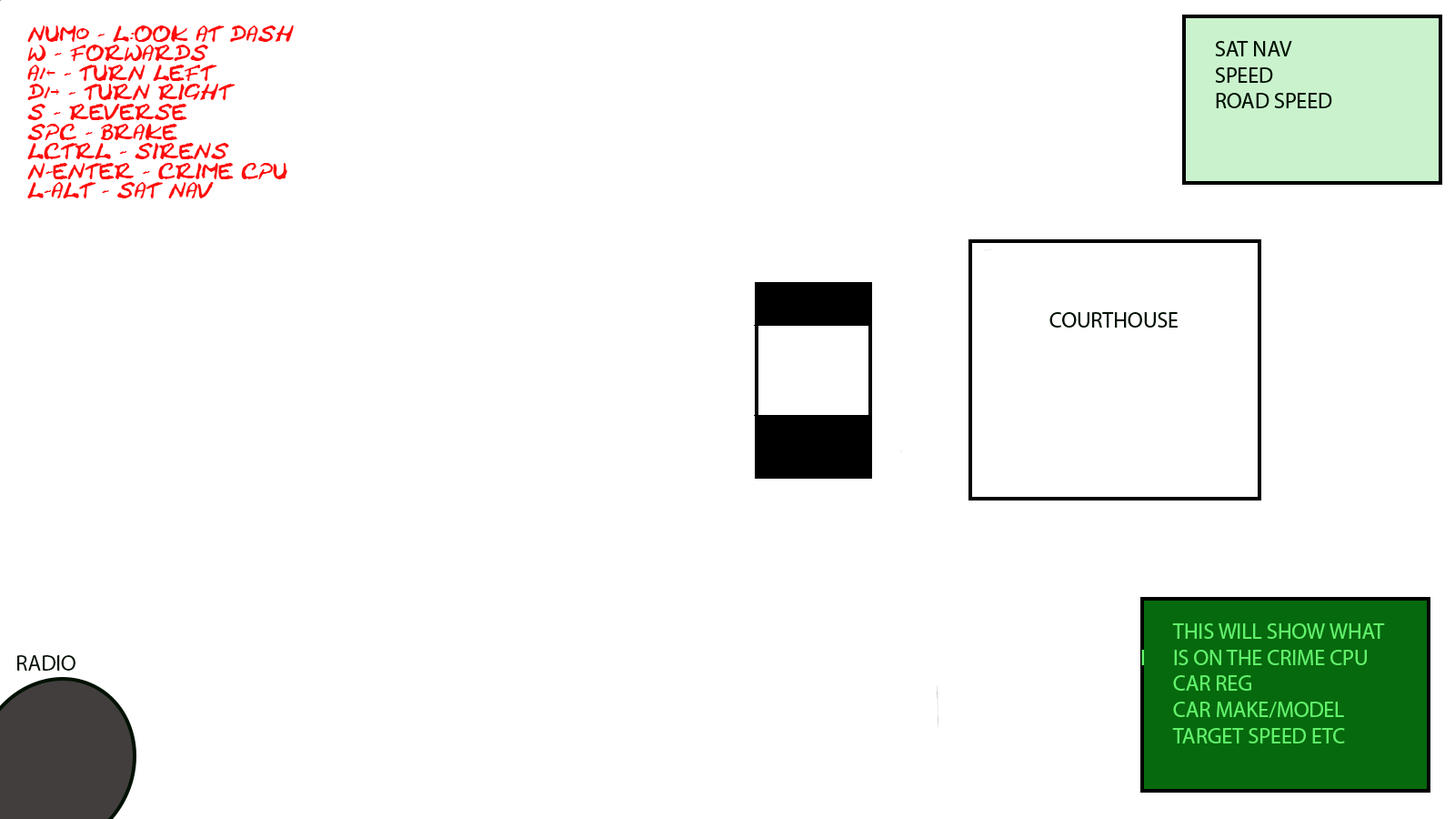
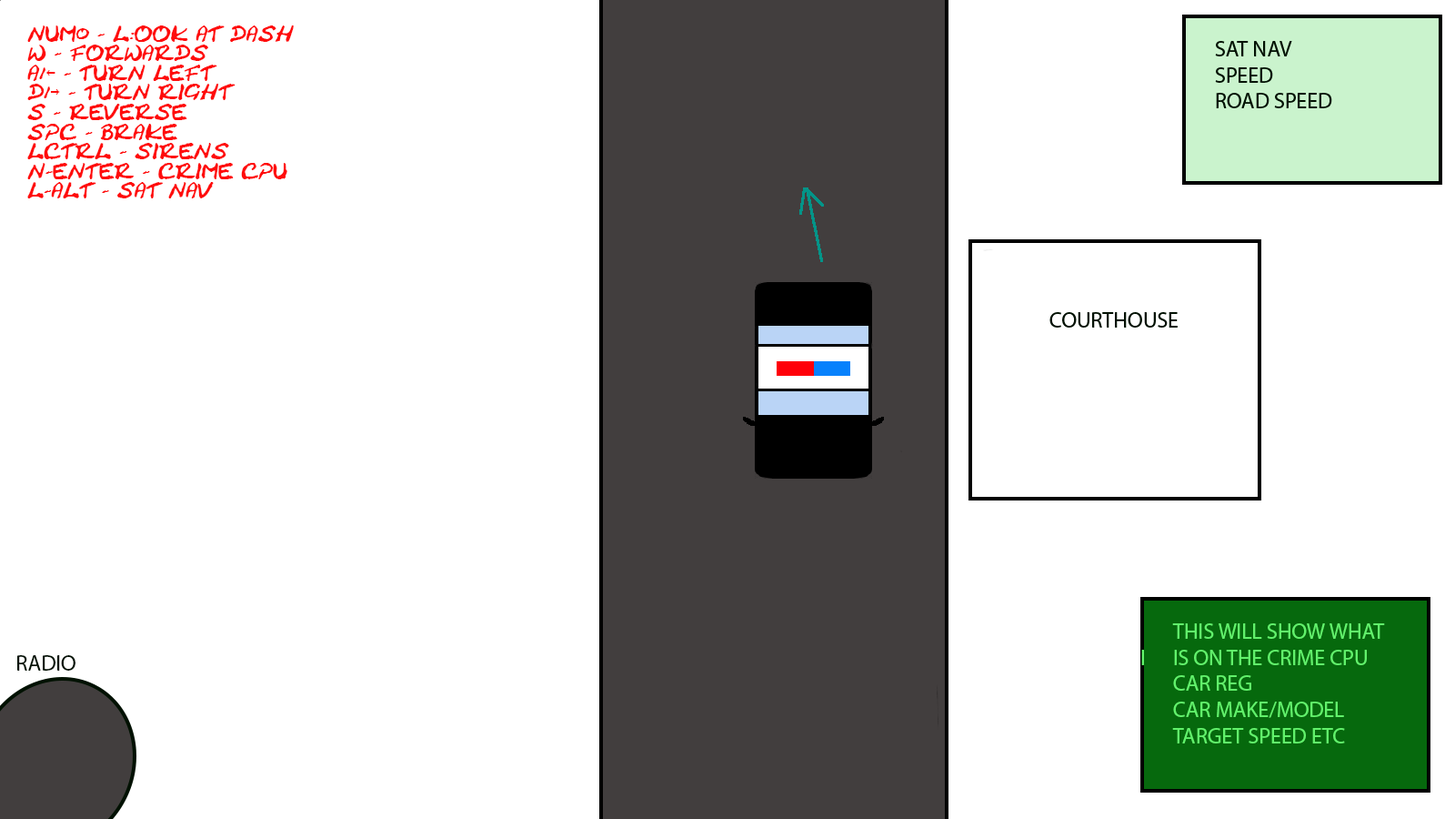
Two versions of the same layered image (1455x819). Layer-by-layer changes:
moved "pencil" above "RADIO GFX", painted on it over [left=599, top=0, right=904, bottom=459]
painted on "RADIO GFX" over [left=106, top=695, right=133, bottom=795]
added layer "Rectangle 3" above "Rectangle 2" over [left=776, top=361, right=851, bottom=376]
painted on "Rectangle 2" over [left=743, top=281, right=885, bottom=479]
showed "Road", moved it above "tone" over [left=599, top=0, right=949, bottom=819]
